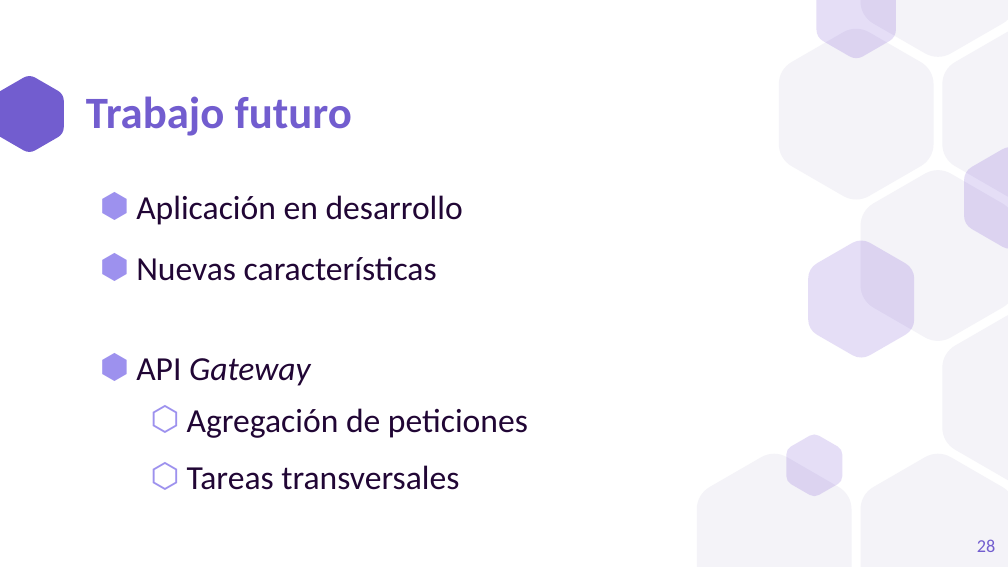
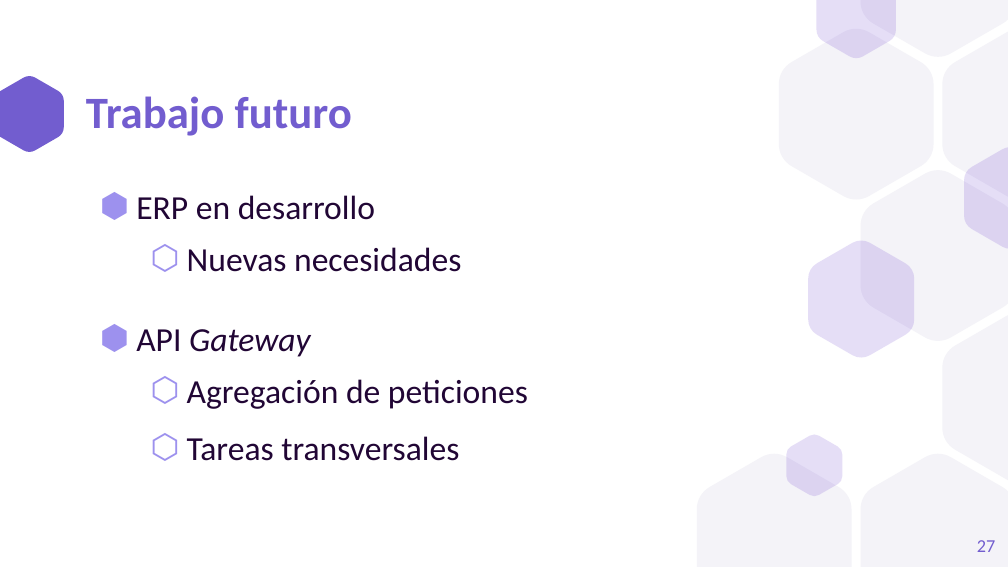
Before and after one commit to a1ex9788/TFG, a slide deck: slide 27 of TFG_AlejandroCarrion.pptx (slide 28 before the commit). Drawn at 1008x567 pixels with LibreOffice and Linux fonts; fonts in the diff are those of the drawing. Boxes give left, top, right and bottom in pixels: in the first picture for what was removed or moved away, otherwise in the second. Text is boxed around its words. In the diff, an @@ line names an element or a change of style, - is before the commit and + after.

```diff
--- a/TFG_AlejandroCarrion.pptx
+++ b/TFG_AlejandroCarrion.pptx
@@ text at [136, 195, 461, 272]: text changed @@
-⬢ Aplicación en desarrollo
-⬢ Nuevas características
+⬢ ERP en desarrollo
+  ⬡ Nuevas necesidades
@@ text at [136, 329, 311, 357]: line spacing 2.5 to 2 @@
@@ page number at [977, 540, 995, 552]: text changed @@
-28
+27
```
Also in this commit, not shown: 8 other slides changed, 1 slide removed.
